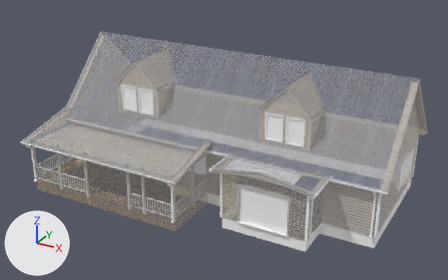
A saved change to the FBX model Assets/05_Models/Exterior/House.fbx.
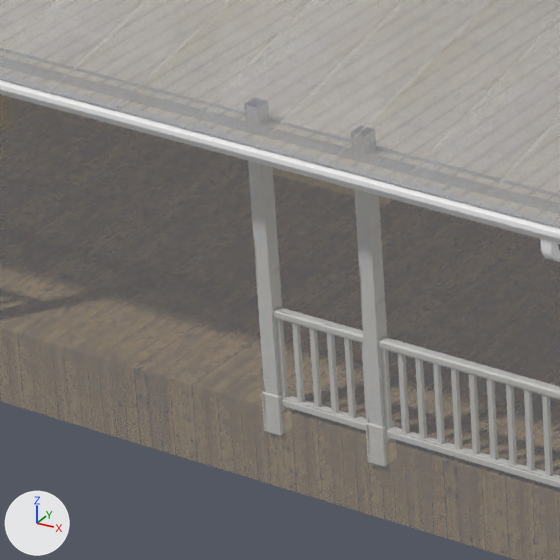
There are two pictures of each version: one whole from a 50 mm lens placed at (35.28, -11.57, 18.08), pointed at (19.06, 17.92, 3.34), one close up on the part from 20% to 38% of the width and 53% to 81% of the height. Lighting does not change. The marker at lower left points along +X, +Y and +Z. Where no turn or scale is listed for an object, it has been applied to the vertices.

In view in the first close-up: 'House'.
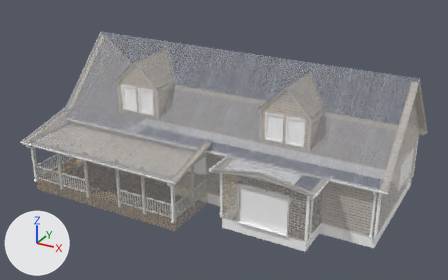
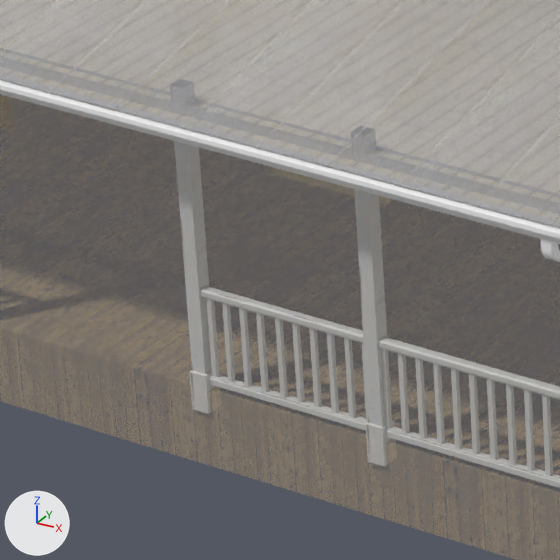
Boxes (x1, y1, x2, y2) around the edits, measured in the close-ups (560 x 560 px):
part 1 of me_house, added
    after: (239, 308, 252, 387)
part 2 of me_house, added
    after: (222, 303, 235, 382)
part 3 of me_house, added
    after: (206, 299, 220, 378)
part 4 of me_house, built on
    before: (244, 98, 367, 435)
    after: (170, 79, 367, 430)

What the commit changed:
me_house is used by ob_house; location (18.958, 19.896, 3.563).
me_house had 7201 vertices, 10491 faces and spanned x -10.4..10.5, y -7.9..4.6, z -3.6..4.6.
me_house now has 7233 vertices, 10539 faces and spans x -10.4..10.5, y -7.9..4.6, z -3.6..4.6.
me_house part 1: a new loose piece, a box spanning x -3.242..-3.201, y -7.378..-7.336, z -2.755..-2.013, in mat_whitewood_tiled (picture img_whitewoodtiled_b_jpg).
me_house part 2: a new loose piece, a box spanning x -3.407..-3.365, y -7.378..-7.336, z -2.755..-2.013, in mat_whitewood_tiled (picture img_whitewoodtiled_b_jpg).
me_house part 3: a new loose piece, a box spanning x -3.561..-3.52, y -7.378..-7.336, z -2.755..-2.013, in mat_whitewood_tiled (picture img_whitewoodtiled_b_jpg).
Part 4, on me_house:
22 faces are deleted.
48 vertices in x -3.0..-2.9, y -7.4..-7.3, z -3.1..-0.2 move by (-0.7, 0.0, 0.0).
18 vertices in x -3.0, y -7.4..-7.3, z -2.8..-2.0 move by (-0.6, 0.0, 0.0).
4 vertices move within x -3.0, y -7.4..-7.3, z -2.8..-2.0.
8 vertices are added at x -3.6..-3.1, y -7.4..-7.3, z -2.8..-2.0.
34 new faces join them, mat_whitewood_tiled (picture img_whitewoodtiled_b_jpg).
